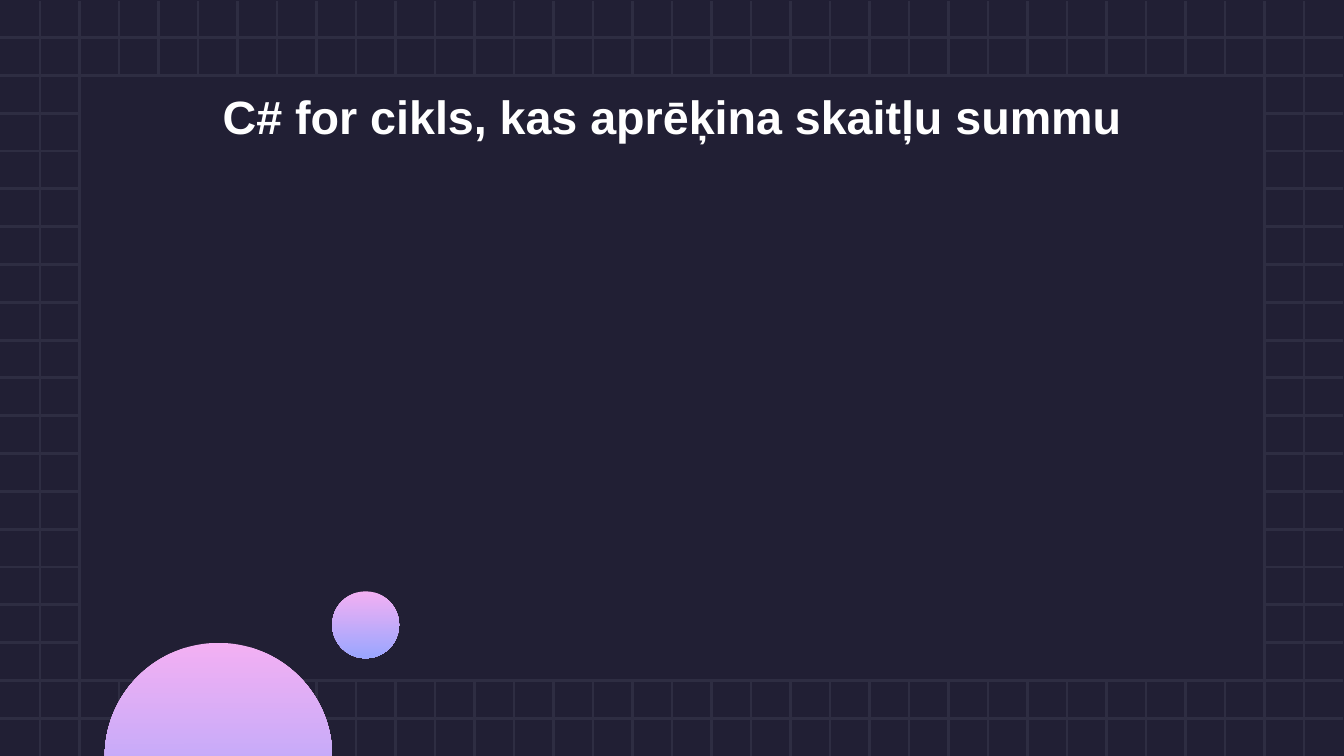
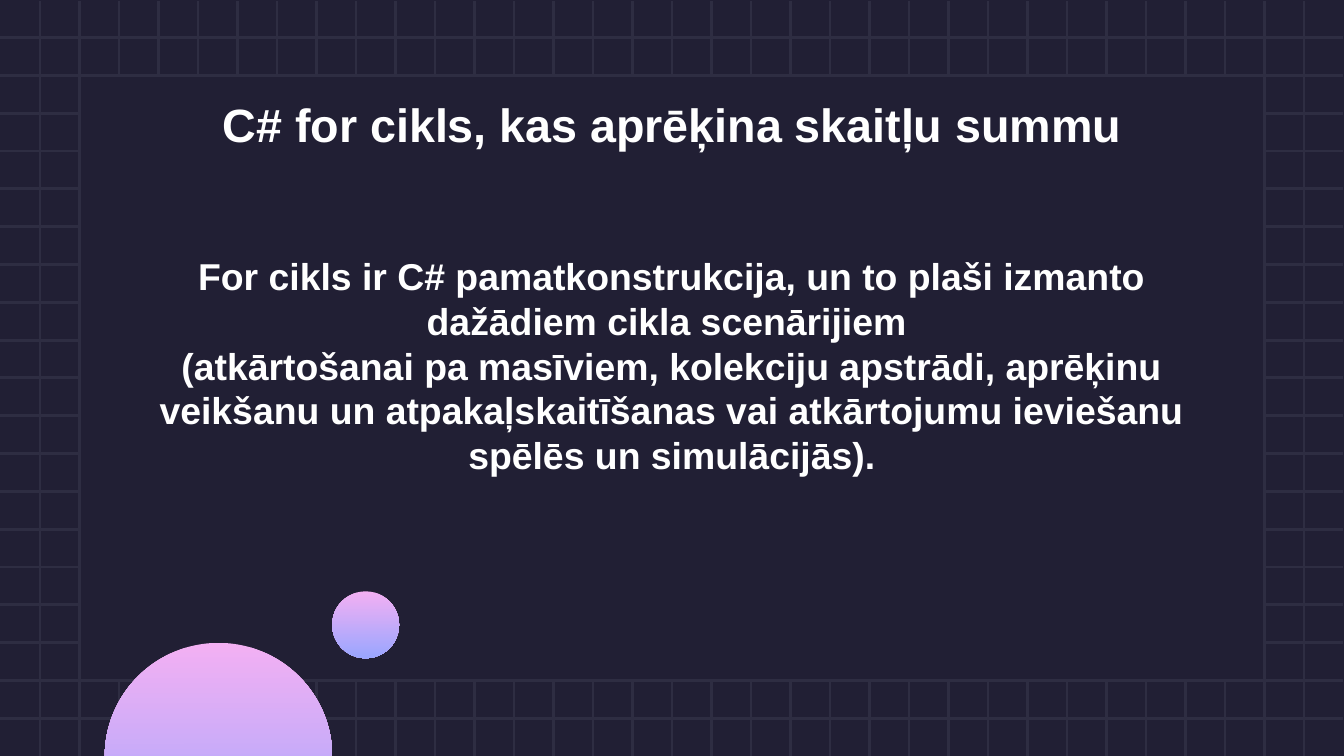
Before and after one commit to RoseU22/Eksamens_Sist_Prog, a slide deck: slide 8 of Cikls ar skaitītāju strādājot ar C#.pptx. Drawn at 1344x756 pixels with LibreOffice and Linux fonts; fonts in the diff are those of the drawing. Boxes give left, top, right and bottom in pixels: in the first picture for what was removed or moved away, otherwise in the second. Text is boxed around its words. In the diff, an @@ line names an element or a change of style, - is before the commit and + after.

```diff
--- a/Cikls ar skaitītāju strādājot ar C#.pptx
+++ b/Cikls ar skaitītāju strādājot ar C#.pptx
@@ text "C# for cikls, kas aprēķina ...": place and size @@
-text "C# for cikls, kas aprēķina ..." at (223, 100, 1121, 143)
+text "C# for cikls, kas aprēķina ..." at (223, 108, 1121, 152)
@@ text added at (160, 262, 1183, 477), 20 pt, text #FFFFFF, bold @@
+For cikls ir C# pamatkonstrukcija, un to plaši izmanto dažādiem cikla scenārijiem
+(atkārtošanai pa masīviem, kolekciju apstrādi, aprēķinu veikšanu un atpakaļskaitīšanas vai atkārtojumu ieviešanu spēlēs un simulācijās).
```
Also in this commit, not shown: 7 other slides changed, 5 slides added, 19 slides removed, 2 other files.
